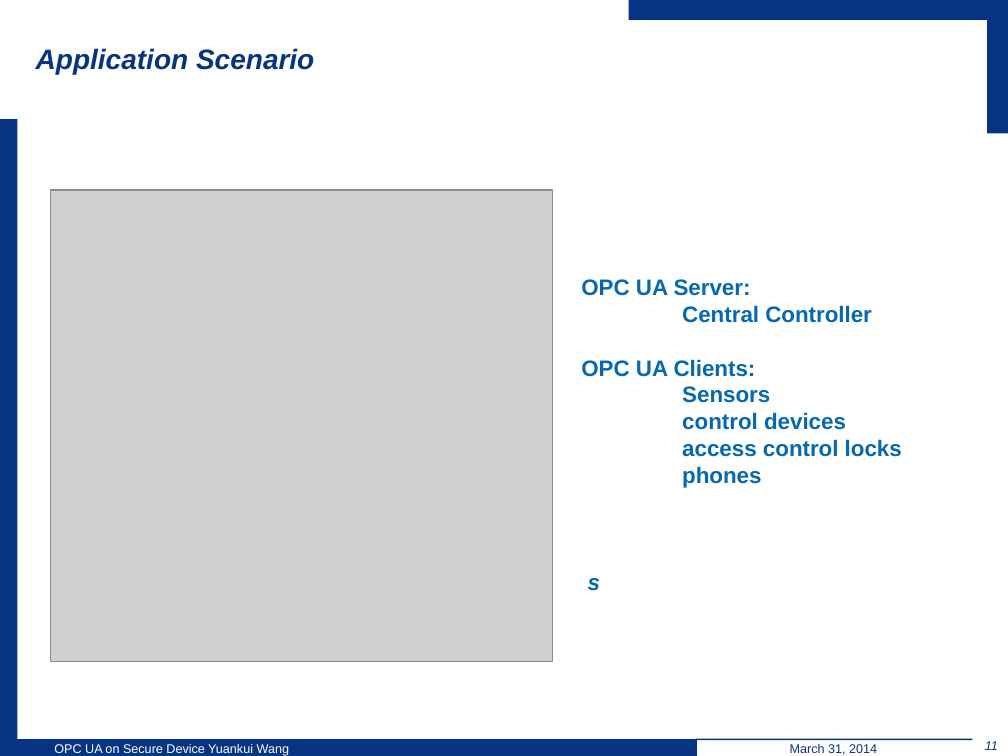
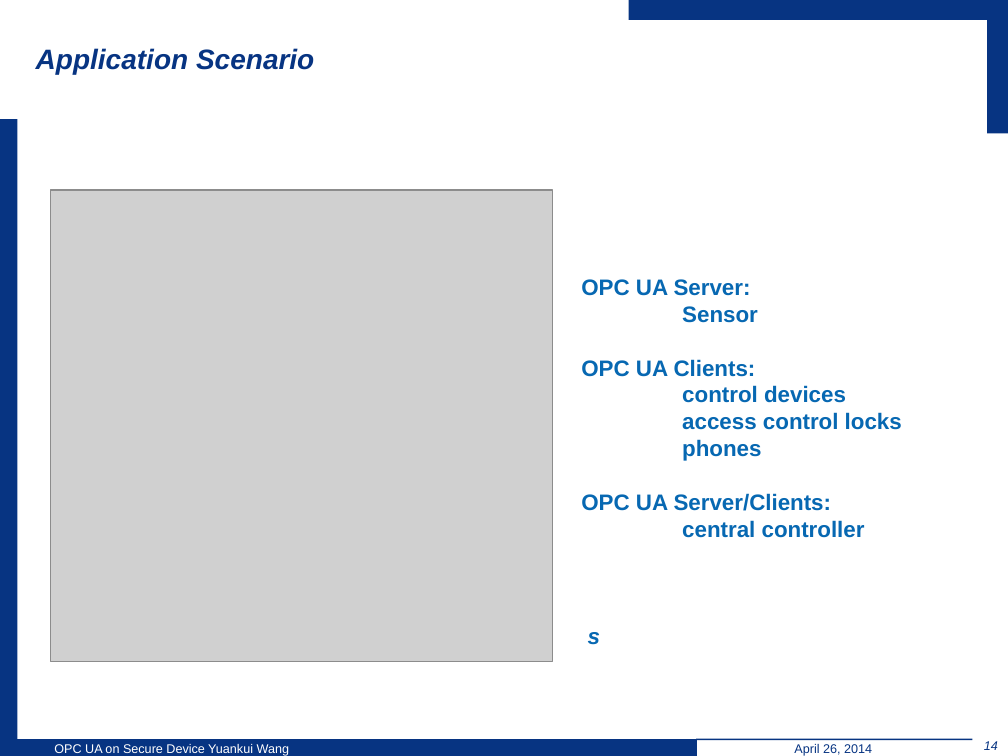
Before and after one commit to wsuetholz/opc-ua-wangyk-upb-morpho, a slide deck: slide 14 of ppt/Einleitung.pptx (slide 11 before the commit). Drawn at 1008x756 pixels with LibreOffice and Linux fonts; fonts in the diff are those of the drawing; grey boxes stand for pictures; background and template pictures are left out. Boxes give left, top, right and bottom in pixels: in the first picture for what was removed or moved away, otherwise in the second. Text is boxed around its words. In the diff, an @@ line names an element or a change of style, - is before the commit and + after.

```diff
--- a/ppt/Einleitung.pptx
+++ b/ppt/Einleitung.pptx
@@ text at box(682, 306, 758, 323): text changed @@
-Central Controller
+Sensor
@@ text at box(682, 386, 770, 403): paragraph removed @@
-Sensors
@@ text at box(581, 493, 865, 538): paragraphs added @@
+OPC UA Server/Clients:
+central controller
@@ text at box(794, 744, 872, 756): text changed @@
-March 31, 2014
+April 26, 2014
@@ page number at box(984, 741, 998, 750): text changed @@
-11
+14
```
Also in this commit, not shown: 16 other slides changed, 4 slides added, 1 slide removed.
